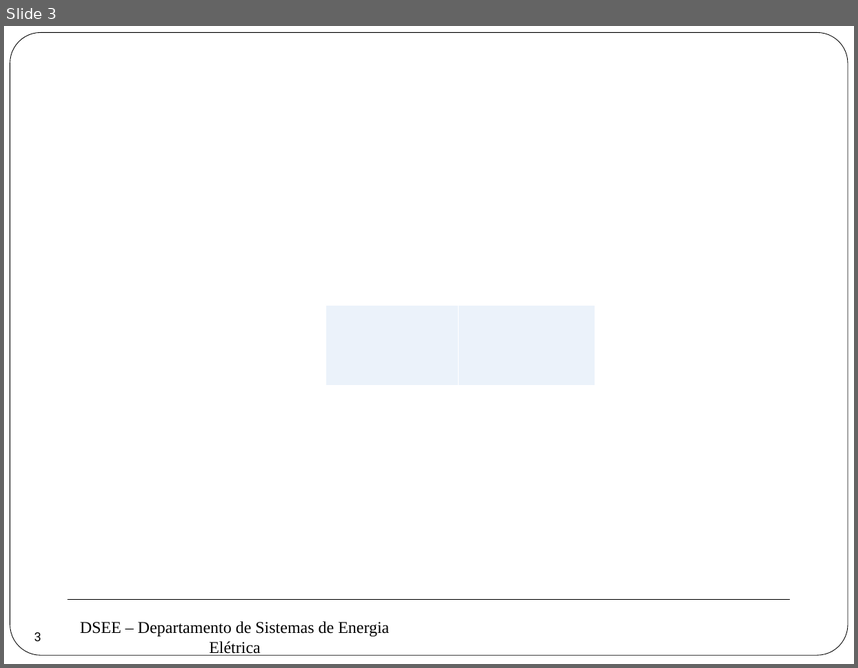
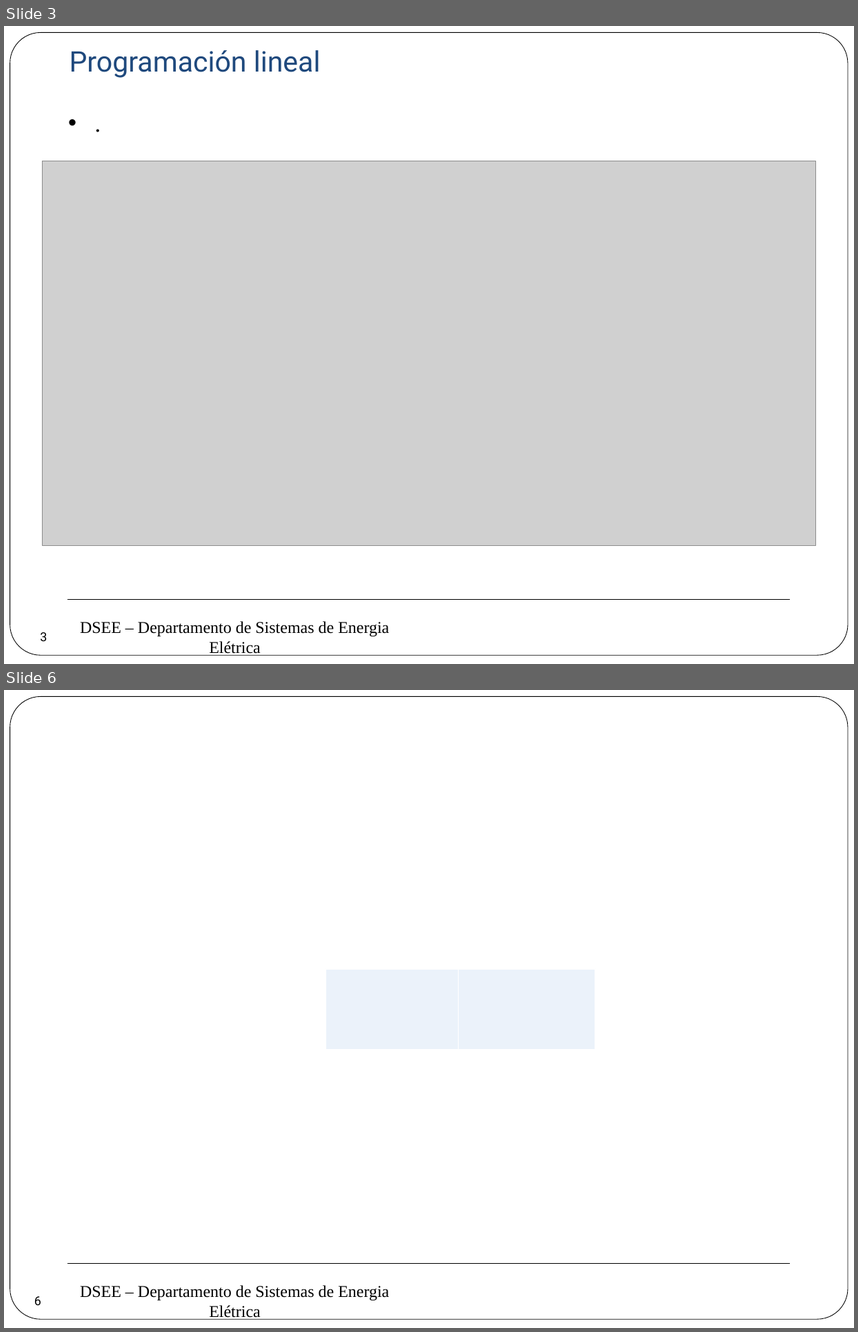
Before and after one commit to erikfilias/Power-Systems-Optimization-using-Julia-Language, a slide deck: 1. Lectures/Introducción a la Optimización aplicada a Sistemas de Energía Eléctrica/Dia 1/4. Programación Lineal.pptx. Shown one above the other, each under a label of ours: slide 3 before the commit, slides 3 and 6 after it; the slides between them are not shown. The pictures are 858x668 and 858x1332 pixels, drawn with LibreOffice and Linux fonts; fonts in the diff are those of the drawing; grey boxes stand for pictures; background and template pictures are left out. Boxes give left, top, right and bottom in pixels: in the first picture for what was removed or moved away, otherwise in the second. Text is boxed around its words. In the diff, an @@ line names an element or a change of style, - is before the commit and + after.

Commit message:
Prog lineal

```diff
--- a/1. Lectures/Introducción a la Optimización aplicada a Sistemas de Energía Eléctrica/Dia 1/4. Programación Lineal.pptx
+++ b/1. Lectures/Introducción a la Optimización aplicada a Sistemas de Energía Eléctrica/Dia 1/4. Programación Lineal.pptx
@@ slide 3 added at bbox=[4, 26, 854, 664], background #FFFFFF; not listed: 3 template elements that a slide beside it also shows @@
@@ text added at bbox=[70, 50, 321, 78], 24 pt, text #1F497D @@
+Programación lineal
@@ text added at bbox=[60, 104, 804, 142], 20 pt, text #000000 @@
+• .
@@ picture added at bbox=[42, 161, 816, 546] @@
@@ page number added at bbox=[27, 620, 60, 653], 10.5 pt, text #000000 @@
+3
@@ what was slide 3 is now slide 6 @@
@@ page number at bbox=[34, 1296, 41, 1305]: text changed @@
-3
+6
```
Also in this commit, not shown: 3 other slides added, 1 slide removed, 2 other files.
